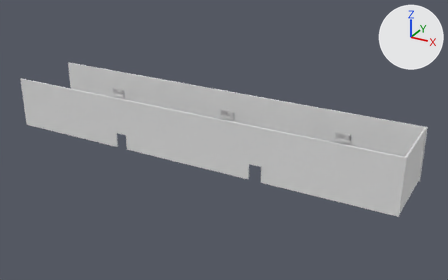
What one commit did to the Blender file Desi Y Ofelia/Assets/lobbywall.blend.
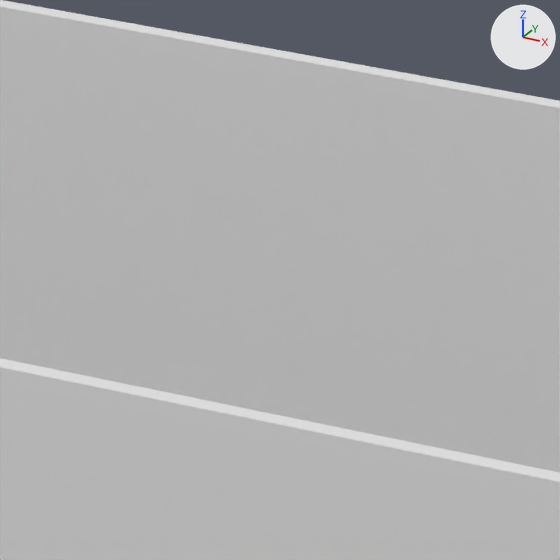
The first picture shows the older version from a 50 mm lens placed at (159.8, -158.8, 84.6), pointed at (72.4, 0.1, 5.1). The close-ups show both versions on the part from 60% to 71% of the width and 35% to 52% of the height of that picture; other places that the commit changed are outside them. Lighting does not change. The marker at upper right points along +X, +Y and +Z.

Names of what the first close-up shows: 'Wall Left', 'Wall Right'.
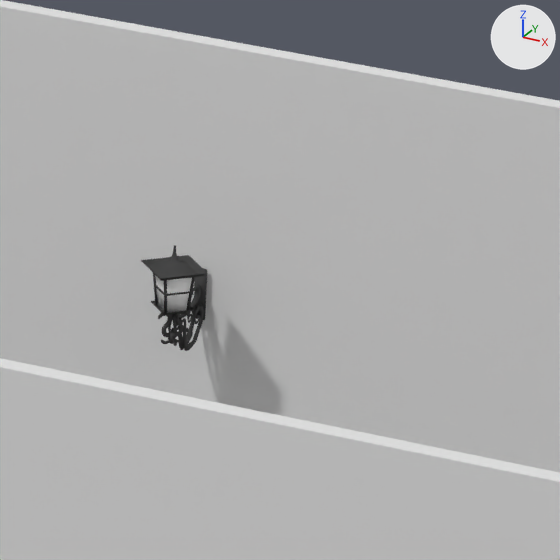
Boxes [x1, y1, x2, y2] around the edits, measured in the close-ups (560 x 560 px):
'Lamp.002', added: after [141, 245, 207, 351]
    faces in mat_dark_metal (dark grey #494949): [141, 245, 207, 351]
    faces in mat_lanturn_glass (white #ffffff): [155, 275, 192, 313]

Edits to the bpy script that builds the scene:
```text
Add mat_dark_metal:
    mat_dark_metal = diffuse_material('Dark Metal')
    mat_dark_metal.base_color = (0.0668, 0.0668, 0.0668)  # dark grey #494949
Add mat_lanturn_glass:
    mat_lanturn_glass = diffuse_material('Lanturn Glass')
    mat_lanturn_glass.base_color = (1.0, 1.0, 1.0)  # white #ffffff
Add me_cube_002:
    me_cube_002.from_pydata(...)  # 2904 vertices, 2580 faces; spans x -2.92..2.55, y -2.54..2.88, z -3.17..5.36
    me_cube_002.polygons.foreach_set('use_smooth', [True] * 2580)
    # faces by material slot: [2574, 6]
    me_cube_002.materials.append(mat_dark_metal)  # dark grey #494949
    me_cube_002.materials.append(mat_lanturn_glass)  # white #ffffff
Add ob_lamp_002:
    ob_lamp_002 = bpy.data.objects.new('Lamp.002', me_cube_002)
    ob_lamp_002.location = (89.24, 8.82, 10.35)
    ob_lamp_002.rotation_euler = (0.0, 0.0, -0.785)  # degrees (0, 0, -45)
    ob_lamp_002.scale = (0.398, 0.398, 0.398)
```
